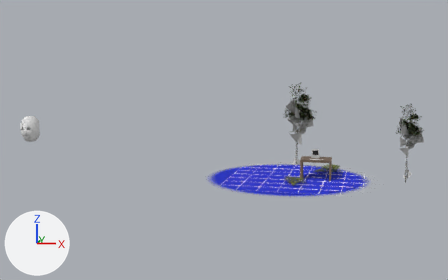
The Blender file misc/forest 2000/forest.blend: old version first, new version second.
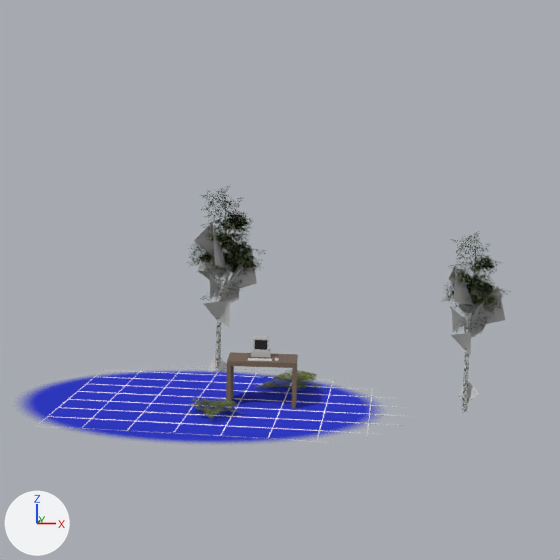
There are two pictures of each version: one whole from a camera (50 mm lens) standing at (-0.4, -25.4, 4.7) and looking at (-6.5, 7.4, -0.1), one close up on the part from 45% to 100% of the width and 0% to 89% of the height. Arrows for +X, +Y and +Z are at lower left; the lights stay in place.

The older version as bpy lines, for what is in view:
```python
ob_birch_13m_autmn_001 = bpy.data.objects.new('birch_13m_autmn.001', me_birch_13m_autmn_001)
ob_birch_13m_autmn_001.location = (-3.27, 16.63, -3.5)
ob_birch_13m_autmn_001.rotation_euler = (1.571, 0.0, 1.079)  # degrees (90, 0, 62)
ob_birch_13m_autmn_001.scale = (0.00479, 0.00479, 0.00479)
ob_birch_13m_autmn_002 = bpy.data.objects.new('birch_13m_autmn.002', me_birch_13m_autmn_002)
ob_birch_13m_autmn_002.location = (3.76, 14.46, -3.46)
ob_birch_13m_autmn_002.rotation_euler = (1.571, 0.0, 0.623)  # degrees (90, 0, 36)
ob_birch_13m_autmn_002.scale = (0.0039, 0.0039, 0.0039)
ob_fern_plant_preview__free_model = bpy.data.objects.new('Fern_Plant_Preview__FREE_Model', me_fern_plant_preview__free_model)
ob_fern_plant_preview__free_model.location = (-0.67, 1.91, -0.59)
ob_fern_plant_preview__free_model.rotation_euler = (1.571, 0.0, 0.0)  # degrees (90, 0, 0)
ob_fern_plant_preview__free_model.scale = (0.0108, 0.0108, 0.0108)
# also in view: 'Grid' at (-1.3, 1.1, -0.6); 'Cube' at (-1.3, 0.5, -0.2); 'Plane' at (-1.4, 0.3, -0.6)
```
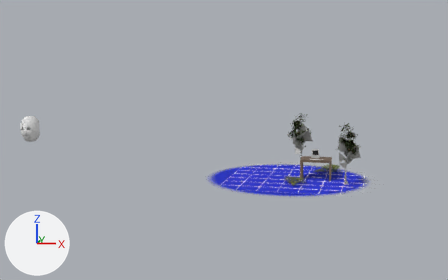
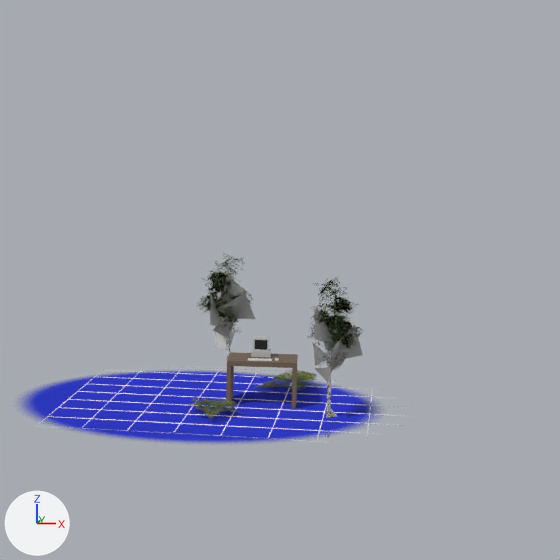
Where the change shows, as pixel boxes (x1, y1, x2, y2) in the close-ups (560 x 560 px):
'birch_13m_autmn.002', moved, rescaled (20% narrower, 11% shorter): before (442, 231, 511, 412); after (308, 276, 363, 437)
'birch_13m_autmn.001', moved, turned, rescaled: before (187, 186, 265, 372); after (197, 254, 255, 359)

The change, as a diff of the scene's bpy script:
```diff
--- a/misc/forest 2000/forest.blend.py
+++ b/misc/forest 2000/forest.blend.py
@@ ob_birch_13m_autmn_001 @@
 ob_birch_13m_autmn_001 = bpy.data.objects.new('birch_13m_autmn.001', me_birch_13m_autmn_001)
-ob_birch_13m_autmn_001.location = (-3.27, 16.63, -3.5)
-ob_birch_13m_autmn_001.rotation_euler = (1.571, 0.0, 1.079)  # degrees (90, 0, 62)
-ob_birch_13m_autmn_001.scale = (0.00479, 0.00479, 0.00479)
+ob_birch_13m_autmn_001.location = (-2.2, 5.26, -1.43)
+ob_birch_13m_autmn_001.rotation_euler = (1.571, 0.0, -1.612)  # degrees (90, 0, -92)
+ob_birch_13m_autmn_001.scale = (0.00245, 0.00245, 0.00245)
@@ ob_birch_13m_autmn_002 @@
 ob_birch_13m_autmn_002 = bpy.data.objects.new('birch_13m_autmn.002', me_birch_13m_autmn_002)
-ob_birch_13m_autmn_002.location = (3.76, 14.46, -3.46)
+ob_birch_13m_autmn_002.location = (-0.13, -0.6, -0.94)
 ob_birch_13m_autmn_002.rotation_euler = (1.571, 0.0, 0.623)  # degrees (90, 0, 36)
-ob_birch_13m_autmn_002.scale = (0.0039, 0.0039, 0.0039)
+ob_birch_13m_autmn_002.scale = (0.00222, 0.00222, 0.00222)
```
